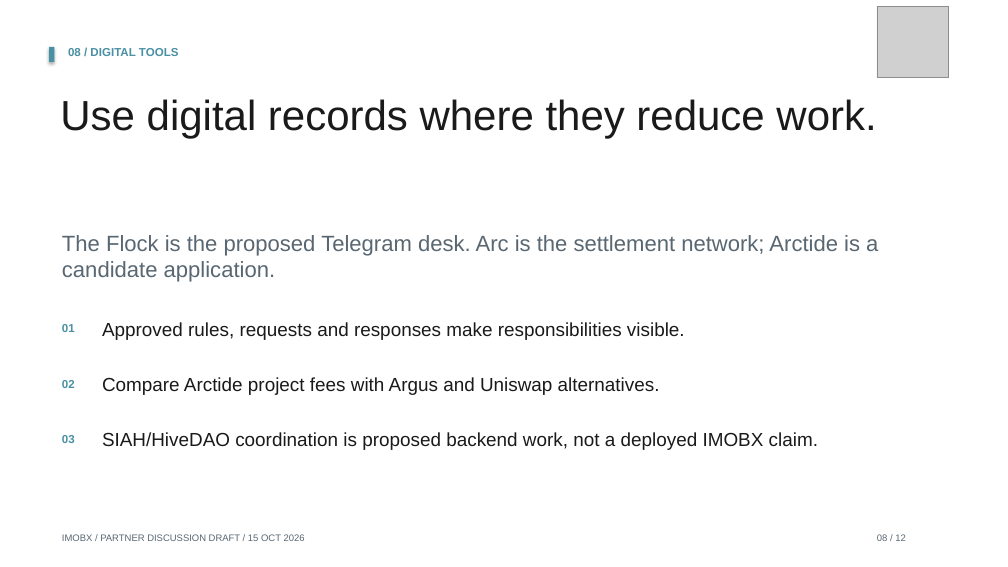
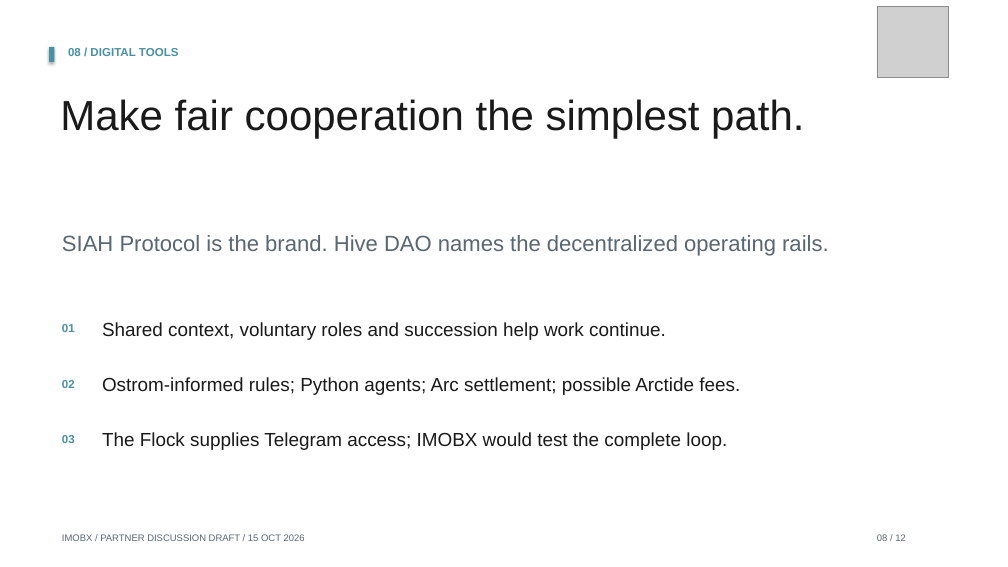
Before and after one commit to Siah-kin/imobx-website, a slide deck: slide 8 of pitchdeck.pptx. Drawn at 1008x567 pixels with LibreOffice and Linux fonts; fonts in the diff are those of the drawing; grey boxes stand for pictures. Boxes give left, top, right and bottom in pixels: in the first picture for what was removed or moved away, otherwise in the second. Text is boxed around its words. In the diff, an @@ line names an element or a change of style, - is before the commit and + after.

Commit message:
Define SIAH Protocol brand and Hive DAO operating model

```diff
--- a/pitchdeck.pptx
+++ b/pitchdeck.pptx
@@ text at [60,99,804,138]: text changed @@
-Use digital records where they reduce work.
+Make fair cooperation the simplest path.
@@ text at [62,235,828,256]: text changed @@
-The Flock is the proposed Telegram desk. Arc is the settlement network; Arctide is a candidate application.
+SIAH Protocol is the brand. Hive DAO names the decentralized operating rails.
@@ text at [102,322,666,340]: text changed @@
-Approved rules, requests and responses make responsibilities visible.
+Shared context, voluntary roles and succession help work continue.
@@ text at [102,377,740,395]: text changed @@
-Compare Arctide project fees with Argus and Uniswap alternatives.
+Ostrom-informed rules; Python agents; Arc settlement; possible Arctide fees.
@@ text at [102,432,727,450]: text changed @@
-SIAH/HiveDAO coordination is proposed backend work, not a deployed IMOBX claim.
+The Flock supplies Telegram access; IMOBX would test the complete loop.
```
Also in this commit, not shown: 20 other files.
